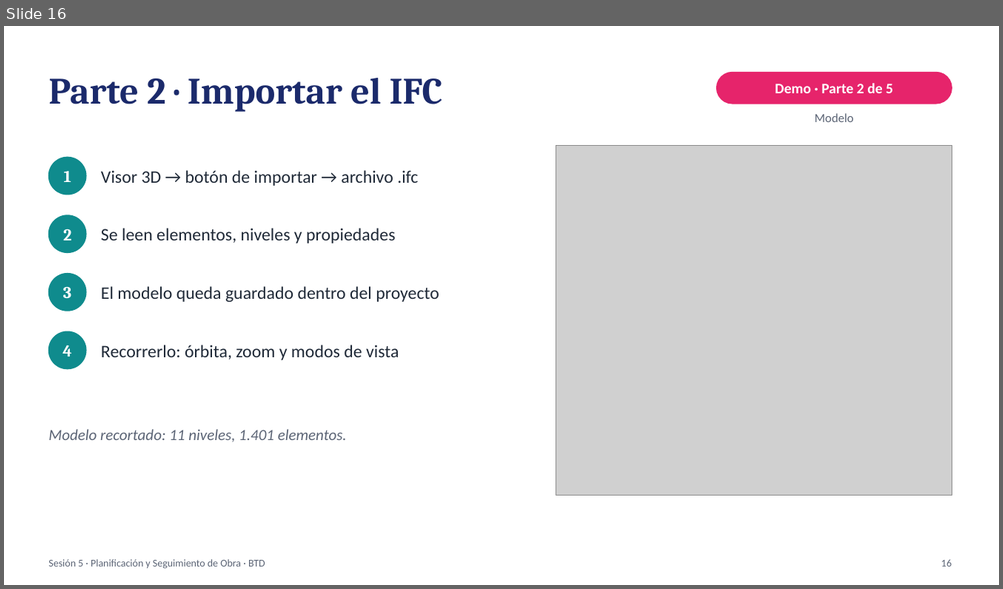
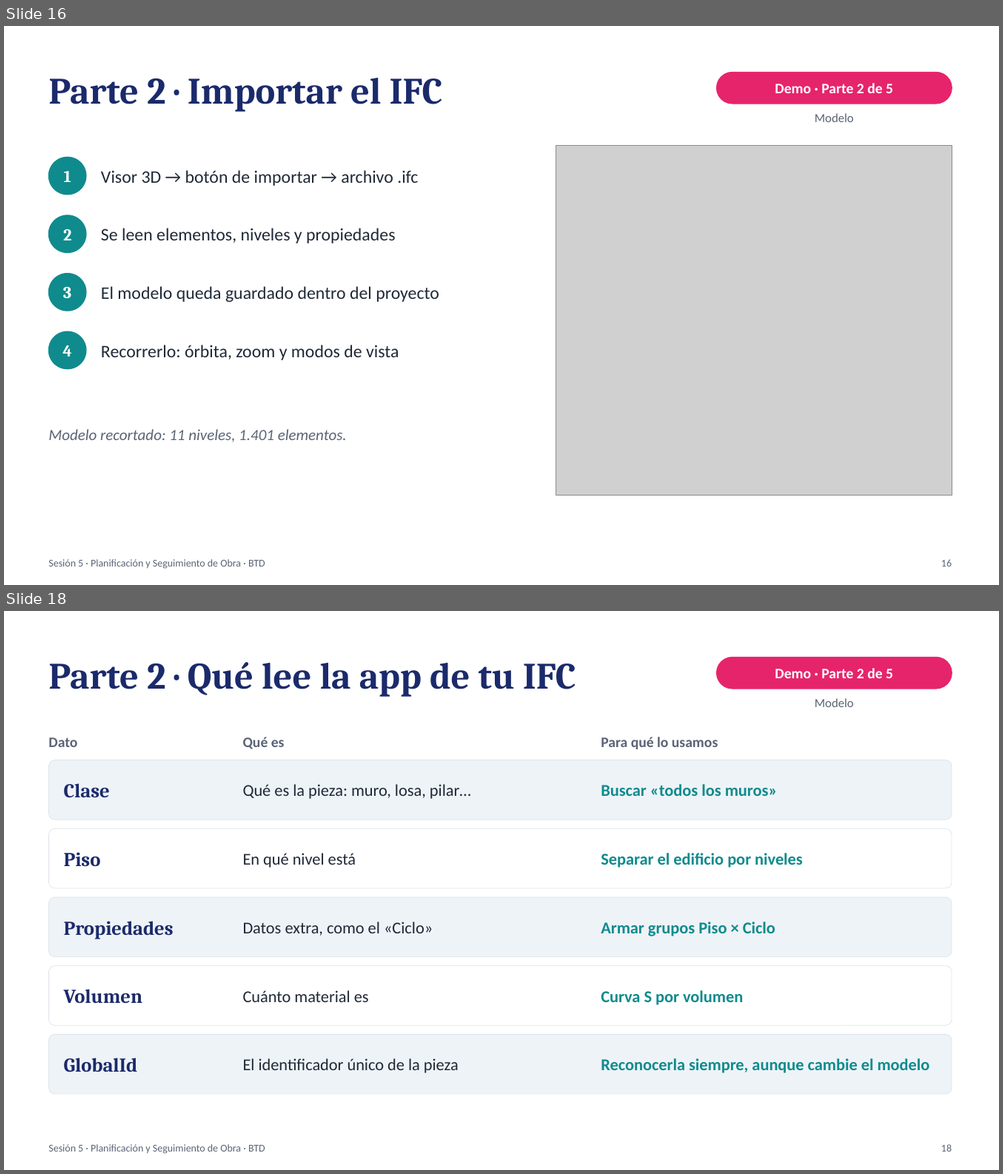
Before and after one commit to gjordanp/opengantt-bim, a slide deck: docs/clase/Sesion5-4D-BIM-Opengantt-v3.pptx. Shown one above the other, each under a label of ours: slide 16 before the commit, slides 16 and 18 after it; the slides between them are not shown. The pictures are 1003x589 and 1003x1174 pixels, drawn with LibreOffice and Linux fonts; fonts in the diff are those of the drawing; grey boxes stand for pictures. Boxes give left, top, right and bottom in pixels: in the first picture for what was removed or moved away, otherwise in the second. Text is boxed around its words. In the diff, an @@ line names an element or a change of style, - is before the commit and + after.

```diff
--- a/docs/clase/Sesion5-4D-BIM-Opengantt-v3.pptx
+++ b/docs/clase/Sesion5-4D-BIM-Opengantt-v3.pptx
@@ slide 18 added at bbox=[4, 611, 999, 1170], background #FFFFFF @@
@@ text added at bbox=[48, 662, 576, 697], 36 pt, text #1B2A6B, bold @@
+Parte 2 · Qué lee la app de tu IFC
@@ rounded rectangle added at bbox=[717, 658, 951, 689], fill #E6246B, outline #E6246B 1 pt @@
@@ text added at bbox=[774, 668, 893, 678], 14 pt, text #FFFFFF, bold @@
+Demo · Parte 2 de 5
@@ text added at bbox=[814, 698, 854, 707], 12 pt, text #5B6475 @@
+Modelo
@@ text added at bbox=[48, 738, 77, 747], 14 pt, text #5B6475, bold @@
+Dato
@@ text added at bbox=[243, 737, 284, 749], 14 pt, text #5B6475, bold @@
+Qué es
@@ text added at bbox=[600, 737, 717, 749], 14 pt, text #5B6475, bold @@
+Para qué lo usamos
@@ rounded rectangle added at bbox=[48, 760, 951, 820], fill #EEF3F7, outline #DDE3EA 0.5 pt @@
@@ text added at bbox=[64, 783, 110, 798], 19 pt, text #1B2A6B, bold @@
+Clase
@@ text added at bbox=[243, 784, 471, 799], 16 pt, text #1F2937 @@
+Qué es la pieza: muro, losa, pilar…
@@ text added at bbox=[600, 784, 777, 796], 16 pt, text #0F8B8D, bold @@
+Buscar «todos los muros»
@@ rounded rectangle added at bbox=[48, 829, 951, 889], fill #FFFFFF, outline #DDE3EA 0.5 pt @@
@@ text added at bbox=[64, 852, 101, 867], 19 pt, text #1B2A6B, bold @@
+Piso
@@ text added at bbox=[243, 853, 356, 868], 16 pt, text #1F2937 @@
+En qué nivel está
@@ text added at bbox=[600, 853, 802, 868], 16 pt, text #0F8B8D, bold @@
+Separar el edificio por niveles
@@ rounded rectangle added at bbox=[48, 897, 951, 957], fill #EEF3F7, outline #DDE3EA 0.5 pt @@
@@ text added at bbox=[64, 921, 173, 940], 19 pt, text #1B2A6B, bold @@
+Propiedades
@@ text added at bbox=[243, 922, 432, 936], 16 pt, text #1F2937 @@
+Datos extra, como el «Ciclo»
@@ text added at bbox=[600, 922, 775, 937], 16 pt, text #0F8B8D, bold @@
+Armar grupos Piso × Ciclo
@@ rounded rectangle added at bbox=[48, 966, 951, 1026], fill #FFFFFF, outline #DDE3EA 0.5 pt @@
@@ text added at bbox=[64, 989, 143, 1003], 19 pt, text #1B2A6B, bold @@
+Volumen
@@ text added at bbox=[243, 991, 369, 1002], 16 pt, text #1F2937 @@
+Cuánto material es
@@ text added at bbox=[600, 991, 743, 1005], 16 pt, text #0F8B8D, bold @@
+Curva S por volumen
@@ rounded rectangle added at bbox=[48, 1035, 951, 1094], fill #EEF3F7, outline #DDE3EA 0.5 pt @@
@@ text added at bbox=[64, 1058, 138, 1073], 19 pt, text #1B2A6B, bold @@
+GlobalId
@@ text added at bbox=[243, 1059, 458, 1073], 16 pt, text #1F2937 @@
+El identificador único de la pieza
@@ text added at bbox=[600, 1059, 930, 1073], 16 pt, text #0F8B8D, bold @@
+Reconocerla siempre, aunque cambie el modelo
@@ text added at bbox=[48, 1145, 265, 1154], 10 pt, text #5B6475 @@
+Sesión 5 · Planificación y Seguimiento de Obra · BTD
@@ text added at bbox=[941, 1145, 951, 1152], 10 pt, text #5B6475 @@
+18
```
Also in this commit, not shown: 9 slides changed, 4 other slides added, 1 other file.
